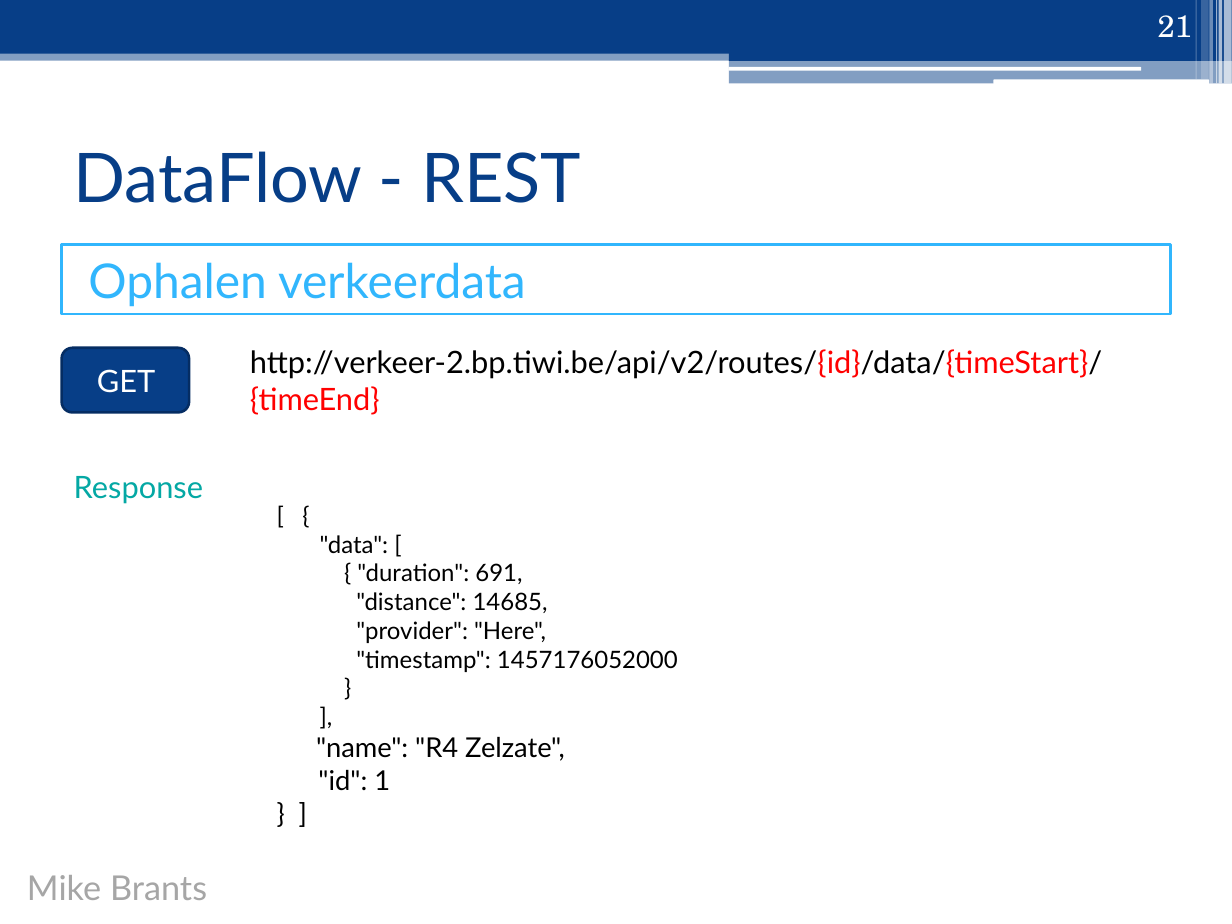
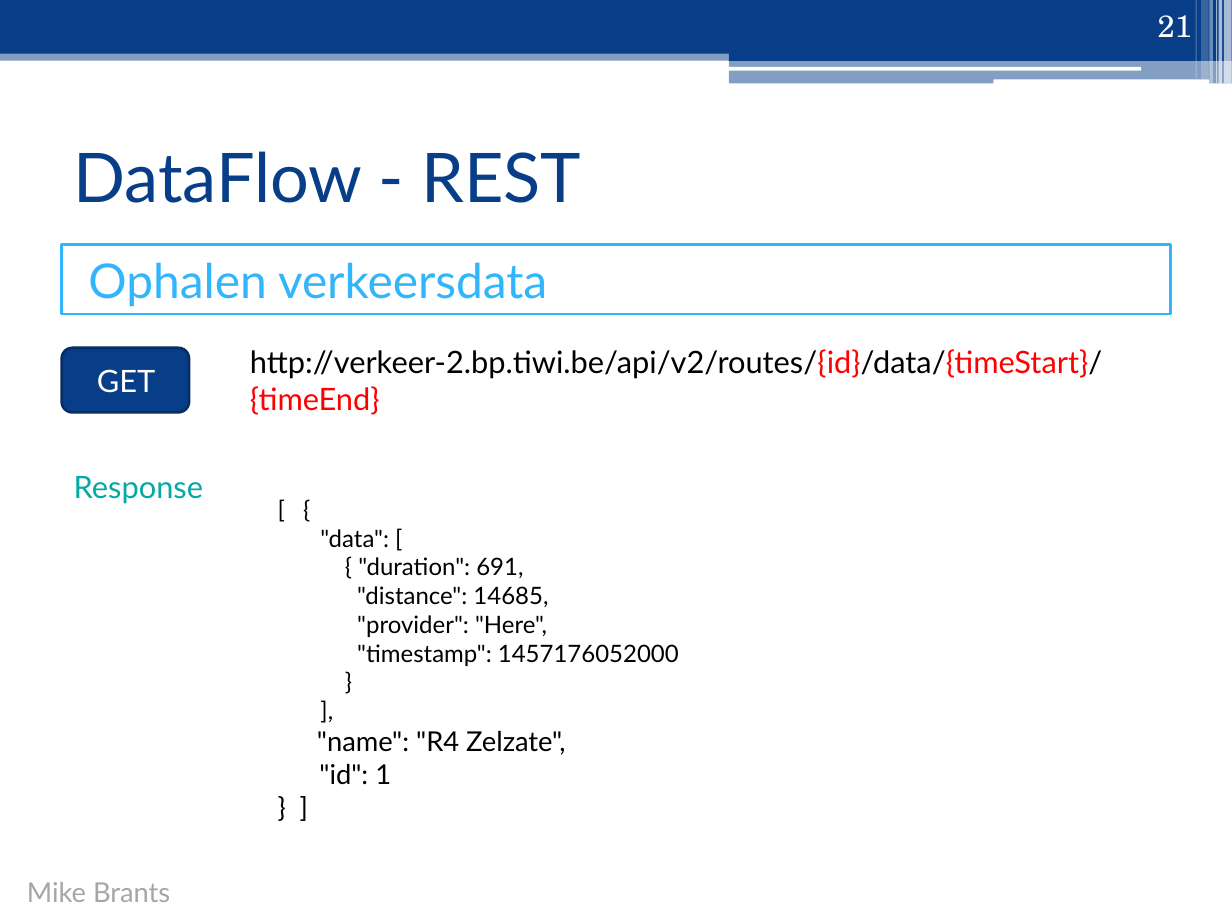
Before and after one commit to ghentlivinglab/Traffic-Travel-Time-Analyzer-2, a slide deck: slide 21 of Analyse/Presentatie/Sprint1.pptx. Drawn at 1232x924 pixels with LibreOffice and Linux fonts; fonts in the diff are those of the drawing. Boxes give left, top, right and bottom in pixels: in the first picture for what was removed or moved away, otherwise in the second. Text is boxed around its words. In the diff, an @@ line names an element or a change of style, - is before the commit and + after.

```diff
--- a/Analyse/Presentatie/Sprint1.pptx
+++ b/Analyse/Presentatie/Sprint1.pptx
@@ text in rectangle at [88, 262, 547, 307]: text changed @@
-Ophalen verkeerdata
+Ophalen verkeersdata
@@ text "[ {": place and size @@
-text "[ {" at [316, 535, 678, 790]
+text "[ {" at [317, 529, 679, 784]
@@ text "Mike Brants": place and size @@
-text "Mike Brants" at [27, 875, 207, 900]
+text "Mike Brants" at [27, 882, 170, 902]
@@ text "Mike Brants" at [27, 882, 170, 902]: size 20 to 16 pt @@
```
Also in this commit, not shown: 21 other slides changed, 2 slides added, 1 slide removed, 5 other files.
